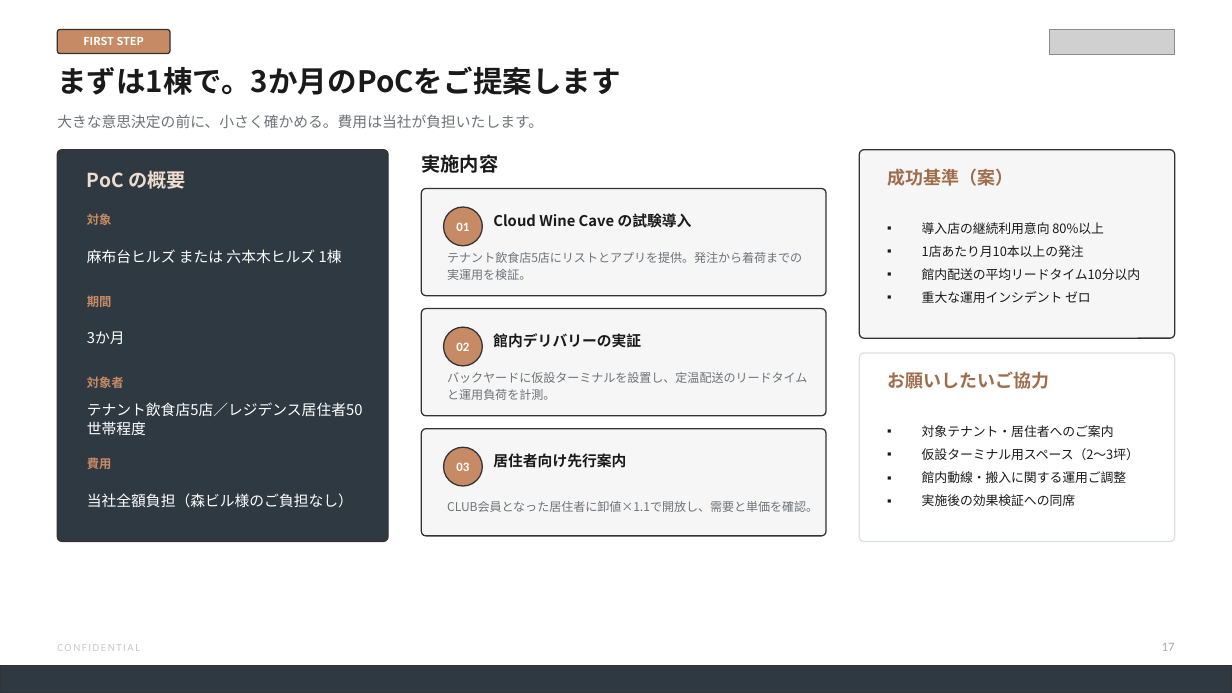
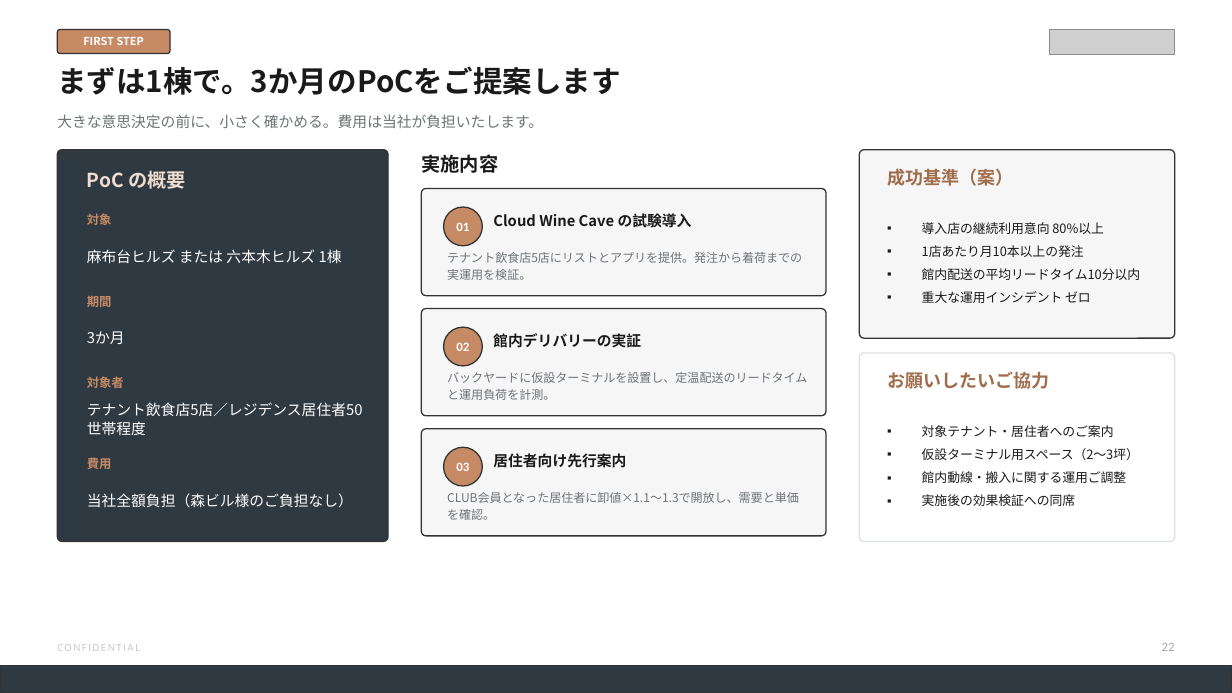
Before and after one commit to nakano-winebank/wine-auction, a slide deck: slide 23 of docs/proposals/森ビル様_業務提携ご提案_WineBank_20260810.pptx (slide 18 before the commit). Drawn at 1232x693 pixels with LibreOffice and Linux fonts; fonts in the diff are those of the drawing; grey boxes stand for pictures. Boxes give left, top, right and bottom in pixels: in the first picture for what was removed or moved away, otherwise in the second. Text is boxed around its words. In the diff, an @@ line names an element or a change of style, - is before the commit and + after.

```diff
--- a/docs/proposals/森ビル様_業務提携ご提案_WineBank_20260810.pptx
+++ b/docs/proposals/森ビル様_業務提携ご提案_WineBank_20260810.pptx
@@ text at box(447, 492, 799, 520): text changed @@
-CLUB会員となった居住者に卸値×1.1で開放し、需要と単価を確認。
+CLUB会員となった居住者に卸値×1.1〜1.3で開放し、需要と単価を確認。
```
Also in this commit, not shown: 20 other slides changed, 5 slides added, 2 other files.
